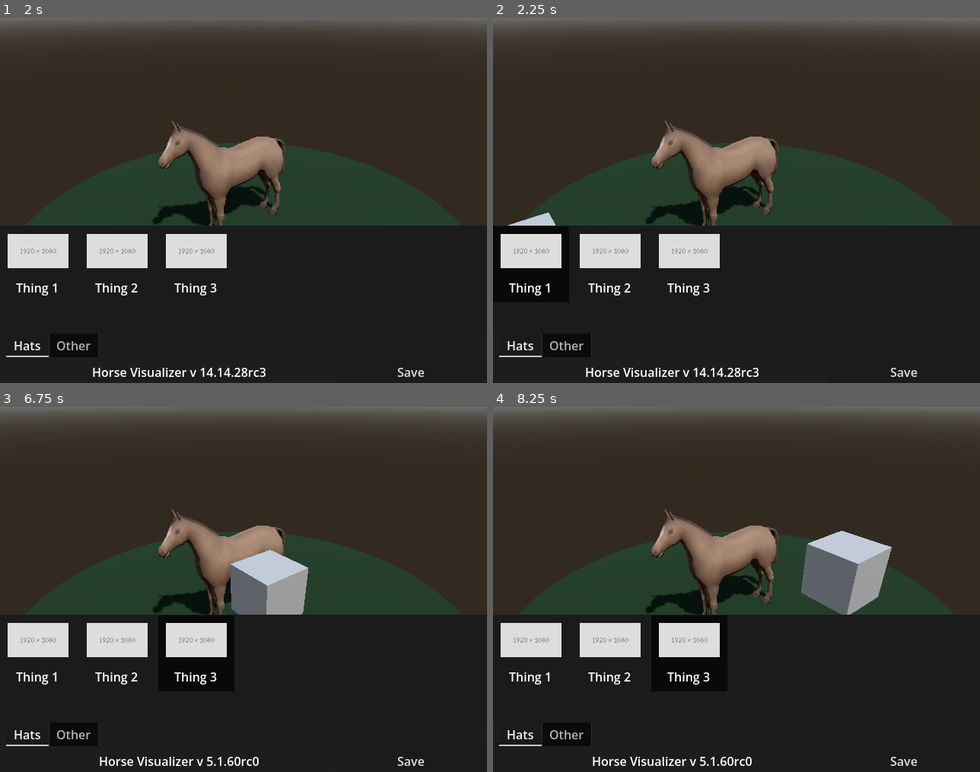
Above: before the commit, frames 1-4 (two rows, left to right).
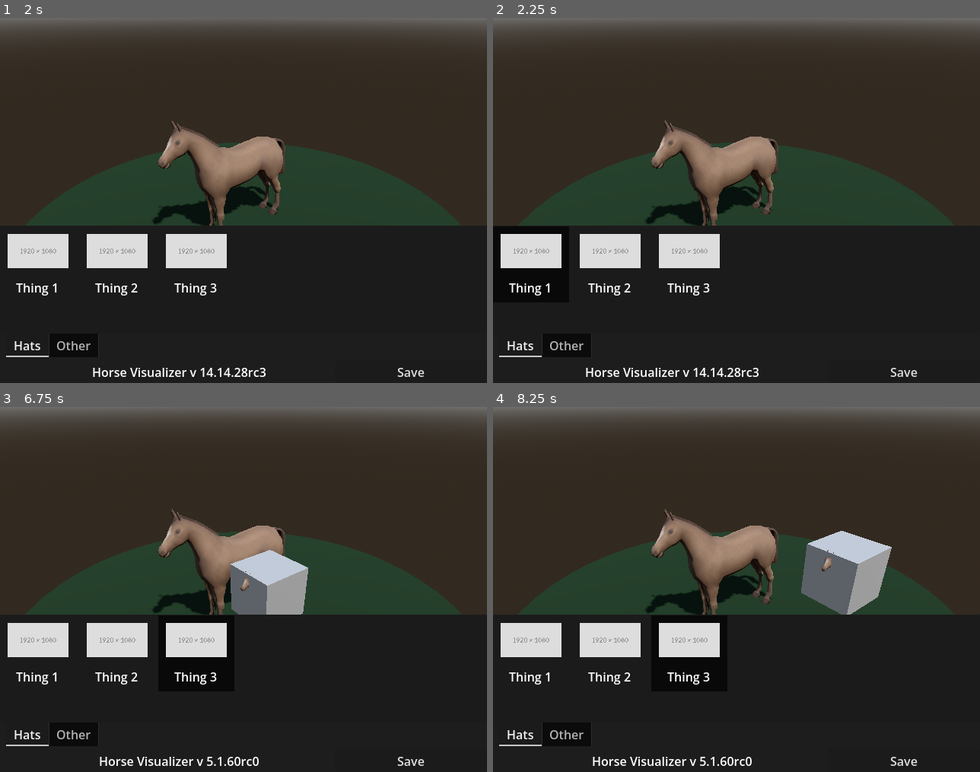
Above: after the commit, the same moments.

Repository: lukewhitingdev/gamejam-Bradys-Day-Out
Game: Godot game, scene res://Maps/MainMenuMap.tscn
Two runs of this game, one before a commit and one after it. Both use one fixed random seed, a clock stepped at 60 frames per second and the inputs below. The engine's default icon, where the game draws it, is replaced by a stand-in: a white triangle on a blue panel in a dark square.
Inputs (mouse positions are in pixels of both pictures, inside the frame that each line leads up to):
- Up to frame 1 (2 s): click "Play" at 0.5 s; tap Enter at 1.25 s; move the mouse to (243, 291) at 1.27 s; press the mouse at (243, 291) at 1.28 s; hold D (move_right) from 1.28 s (still down)
- Up to frame 2 (2.25 s): tap Space (start_game) at 2 s; move the mouse to (531, 262) at 2.02 s; release D (move_right) at 2.03 s; release the mouse at (531, 262) at 2.03 s; hold A (move_left) from 2.03 s (still down); right-click (531, 262) at 2.1 s; click (531, 262) at 2.17 s
- Up to frame 3 (6.75 s): release A (move_left) at 2.75 s; click "Save" at 2.75 s; move the mouse to (116, 651) at 3.52 s; press the mouse at (116, 651) at 3.53 s; hold D (move_right) 3.53-5.03 s; move the mouse to (194, 651) at 4.27 s; release the mouse at (194, 651) at 4.28 s; right-click (194, 651) at 4.35 s; click (194, 651) at 4.42 s; move the mouse to (180, 761) at 5.02 s; press the mouse at (180, 761) at 5.03 s; hold A (move_left) from 5.03 s (still down); move the mouse to (97, 534) at 5.77 s; release the mouse at (97, 534) at 5.78 s; right-click (97, 534) at 5.85 s; move the mouse to (267, 589) at 6.52 s; press the mouse at (267, 589) at 6.53 s
- Up to frame 4 (8.25 s): move the mouse to (663, 498) at 7.27 s; release A (move_left) at 7.28 s; release the mouse at (663, 498) at 7.28 s; hold D (move_right) from 7.28 s (still down); right-click (663, 498) at 7.35 s; move the mouse to (843, 571) at 8.02 s; press the mouse at (843, 571) at 8.03 s

Frame 1 is identical in both runs. In frame 2, 0.2% of the frame differs, in the area x 3-13%, y 53-57%; in frame 3, less than 0.1%; in frame 4, less than 0.1%.

Commit message:
Update DressupMap.tscn

Diff:
--- a/app/chopchop/Maps/DressupMap.tscn
+++ b/app/chopchop/Maps/DressupMap.tscn
@@ -2,6 +2,7 @@
 
 [ext_resource type="PackedScene" uid="uid://duaaacuu27dlc" path="res://GameObjects/DressupCamera.tscn" id="1_w1bt5"]
 [ext_resource type="PackedScene" uid="uid://dhpn27c2dsgj7" path="res://UI/Components/TabAssetSelector/TabAssetSelector.tscn" id="3_r8qcy"]
+[ext_resource type="PackedScene" uid="uid://dceip6uqvb6j2" path="res://GameObjects/Props/horseProp.tscn" id="4_0pwnk"]
 [ext_resource type="Script" uid="uid://d3eg2k2t5iaua" path="res://Scripts/GridItemData.gd" id="4_ye5xf"]
 [ext_resource type="PackedScene" uid="uid://npbsrhalvqdo" path="res://GameObjects/PlaceholderAsset.tscn" id="5_0pwnk"]
 [ext_resource type="PackedScene" uid="uid://da4rmkrkeds84" path="res://UI/Components/Footer/SaveFooter.tscn" id="6_q56ad"]
@@ -28,7 +29,7 @@
 script = ExtResource("4_ye5xf")
 Name = "Thing 1"
 AssetImage = ExtResource("6_qq275")
-Asset = ExtResource("5_0pwnk")
+Asset = ExtResource("4_0pwnk")
 metadata/_custom_type_script = "uid://d3eg2k2t5iaua"
 
 [sub_resource type="Resource" id="Resource_2spav"]
